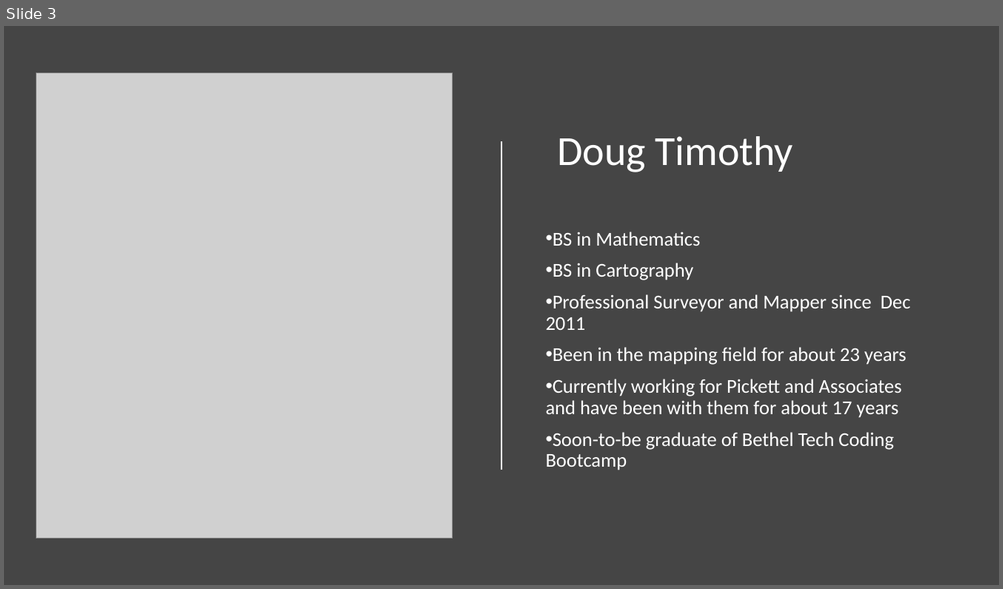
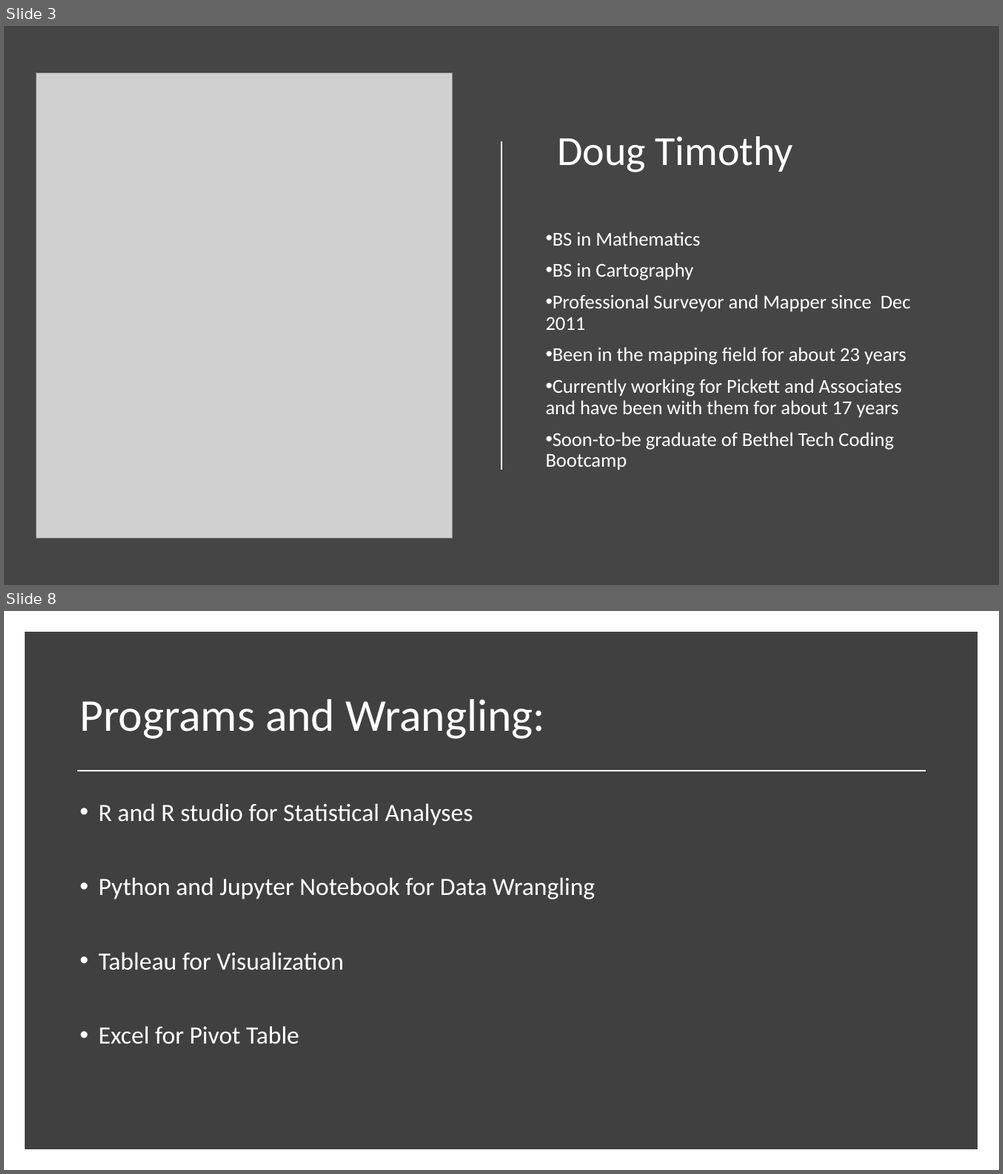
Before and after one commit to East-Coast-Collaboration/Final-Project, a slide deck: Presentation.pptx. Shown one above the other, each under a label of ours: slide 3 before the commit, slides 3 and 8 after it; the slides between them are not shown. The pictures are 1003x589 and 1003x1174 pixels, drawn with LibreOffice and Linux fonts; fonts in the diff are those of the drawing; grey boxes stand for pictures. Boxes give left, top, right and bottom in pixels: in the first picture for what was removed or moved away, otherwise in the second. Text is boxed around its words. In the diff, an @@ line names an element or a change of style, - is before the commit and + after.

```diff
--- a/Presentation.pptx
+++ b/Presentation.pptx
@@ slide 8 added at <box>4,611,999,1170</box>, background #FFFFFF @@
@@ rectangle added at <box>30,637,973,1145</box>, fill #404040, outline #404040 10 pt @@
@@ title added at <box>79,699,545,739</box>, 44 pt, text #FFFFFF @@
+Programs and Wrangling:
@@ line added from (77, 771) to (925, 771), #FFFFFF 1.75 pt @@
@@ text added at <box>99,803,595,1045</box>, 24 pt, text #FFFFFF @@
+• R and R studio for Statistical Analyses
+• Python and Jupyter Notebook for Data Wrangling
+• Tableau for Visualization
+• Excel for Pivot Table
```
Also in this commit, not shown: 5 slides changed, 2 other slides added, 1 slide removed, 1 other file.
